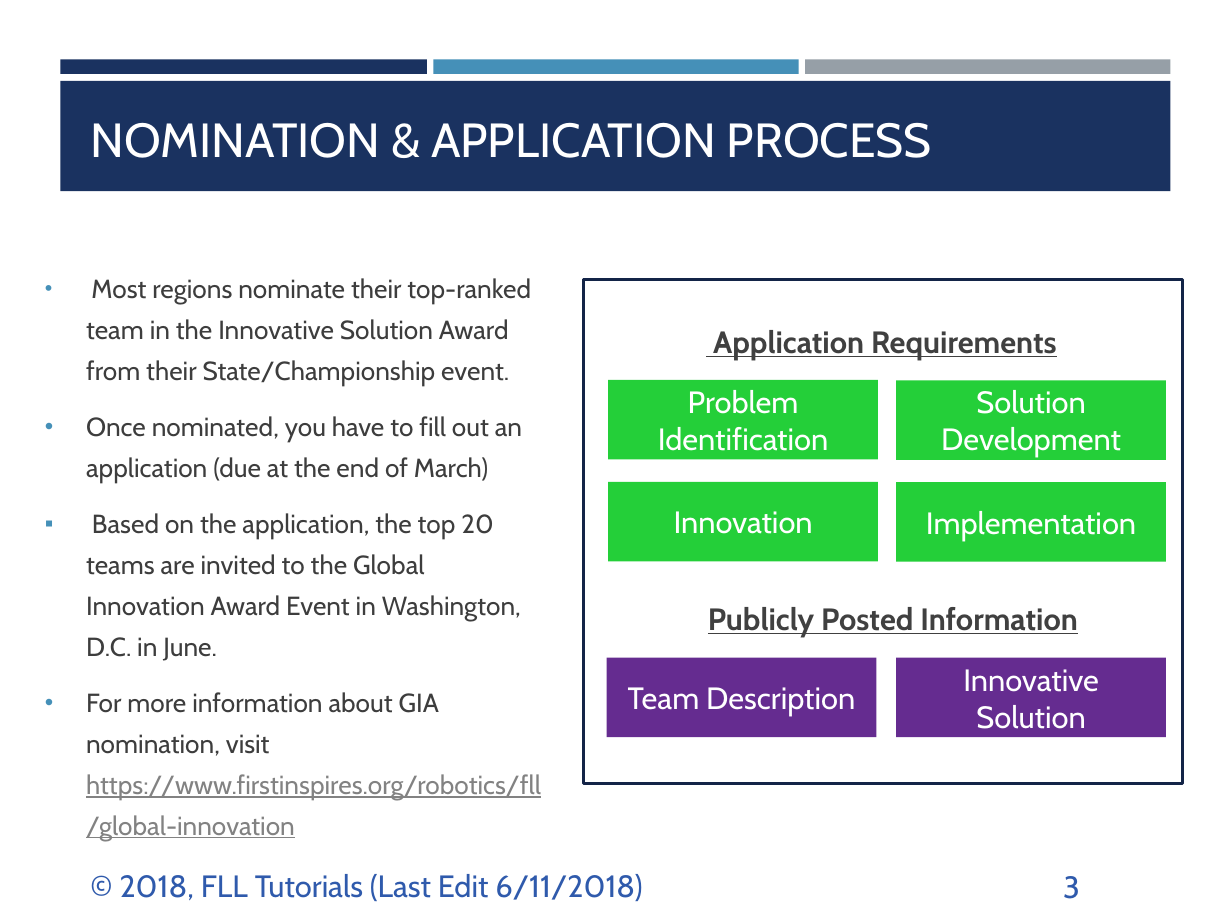
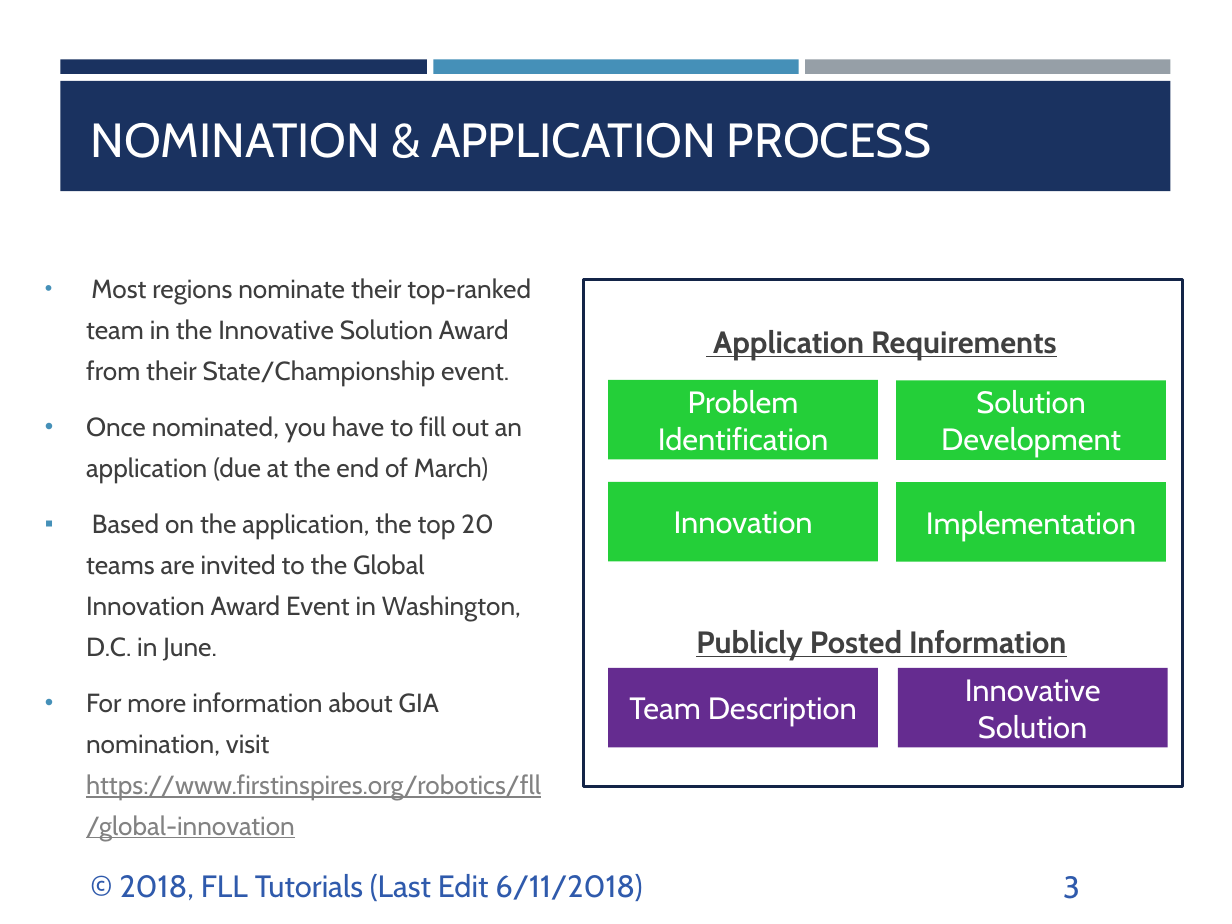
Before and after one commit to ev3lessons/FLL-Tutorials, a slide deck: slide 3 of translations/en-us/Project/GlobalInnovationAward.pptx. Drawn at 1232x924 pixels with LibreOffice and Linux fonts; fonts in the diff are those of the drawing. Boxes give left, top, right and bottom in pixels: in the first picture for what was removed or moved away, otherwise in the second. Text is boxed around its words. In the diff, an @@ line names an element or a change of style, - is before the commit and + after.

Commit message:
Updated all Project lessons with new information

```diff
--- a/translations/en-us/Project/GlobalInnovationAward.pptx
+++ b/translations/en-us/Project/GlobalInnovationAward.pptx
@@ text "Publicly Posted Information": place and size @@
-text "Publicly Posted Information" at (708, 607, 1077, 636)
+text "Publicly Posted Information" at (696, 630, 1066, 660)
@@ rectangle "Team Description": place and size @@
-rectangle "Team Description" at (606, 658, 876, 738)
+rectangle "Team Description" at (609, 668, 878, 748)
@@ rectangle "Innovative Solution": place and size @@
-rectangle "Innovative Solution" at (896, 658, 1165, 738)
+rectangle "Innovative Solution" at (898, 668, 1168, 748)
```
Also in this commit, not shown: 10 other files.
